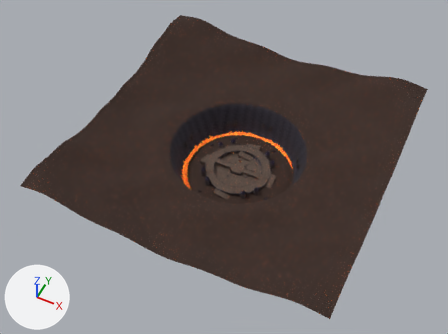
Renders of the glTF model public/tracks/arena_bowl/visual.glb from each side of a commit.
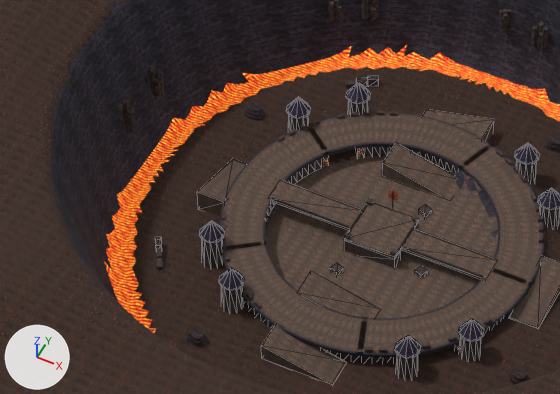
Each version appears first whole from a 50 mm lens placed at (241.0, -526.0, 657.0), pointed at (-11.0, -22.0, 27.0), and next in a close-up on the part from 36% to 61% of the width and 36% to 61% of the height. Arrows for +X, +Y and +Z are at lower left; the lights stay in place. The older version's two pictures come first. The close-ups show mesh edges as thin lines.

The first close-up shows 'Bridge -1', 'Bridge 1', 'Caldera Keep', 'Keep Roof', 'Ramp 0', 'Ramp 3', 'Ramp 4', 'Road 01 floor', 'Road 02 floor', 'Road 03 floor', 'Road 04 floor', 'Road 05 floor' and 56 more.
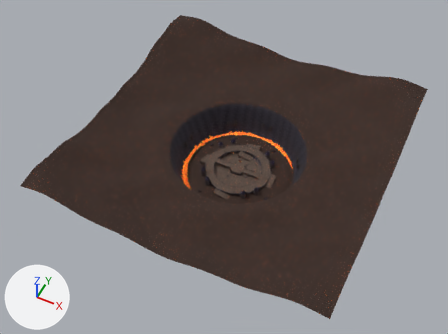
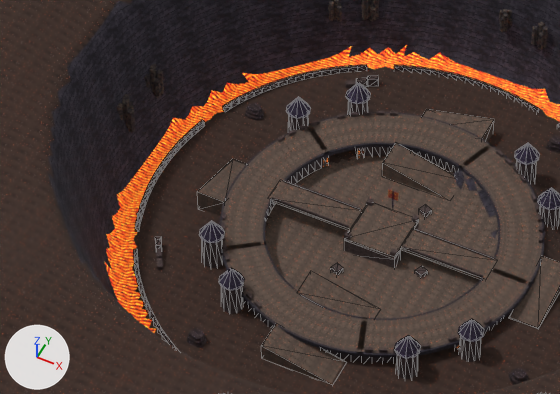
Where the change shows, as pixel boxes (x1, y1, x2, y2) in the close-ups (560 x 394 px):
```json
{"object": "Moat Parapet", "change": "added", "after": [134, 65, 560, 347]}
```

Scene script edits in JSON lines:
```json
{"op": "add", "block": "me_moat_parapet", "code": ["me_moat_parapet = bpy.data.meshes.new('Moat Parapet')", "me_moat_parapet.from_pydata(...)  # 576 vertices, 1376 faces; spans x -71.3..71.3, y -71.3..71.3, z 1.0..2.9", "me_moat_parapet.materials.append(mat_kp_basalt_masonry)"]}
{"op": "add", "block": "ob_moat_parapet", "code": ["ob_moat_parapet = bpy.data.objects.new('Moat Parapet', me_moat_parapet)", "ob_moat_parapet.location = (0.0, 0.0, 0.0)"]}
```
